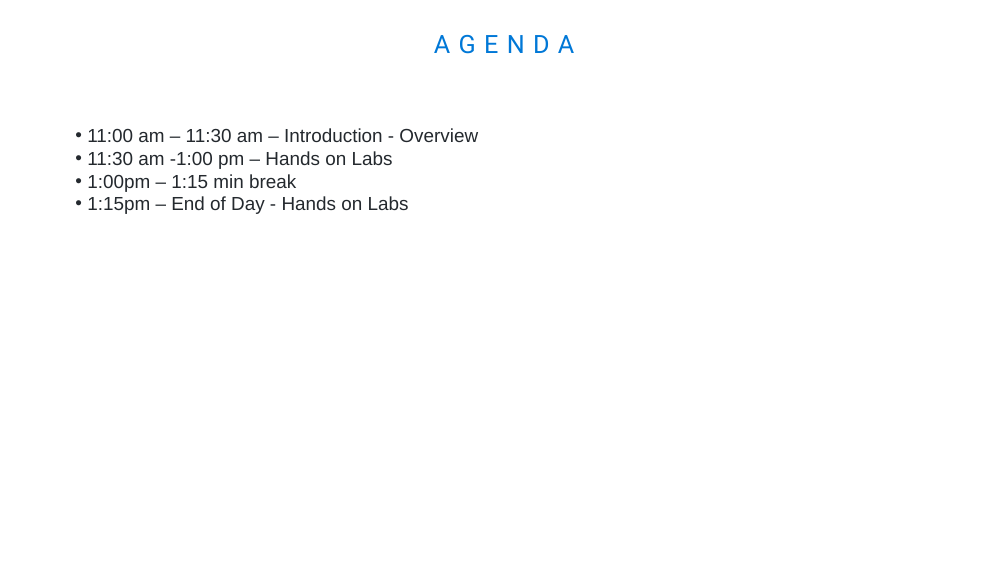
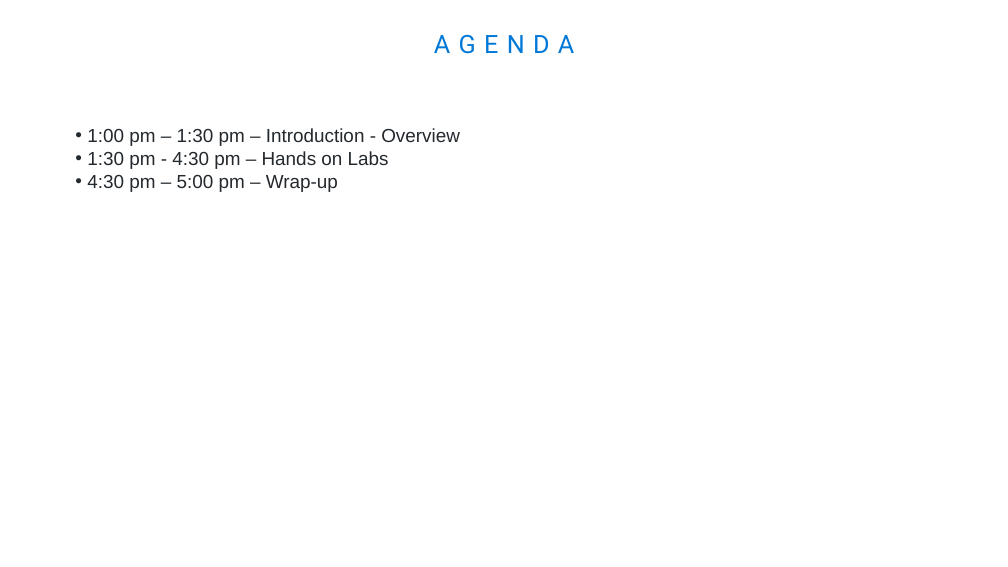
Before and after one commit to jakeatmsft/adb-fsi-workshop, a slide deck: slide 2 of Content/Azure Databricks Workshop.pptx. Drawn at 1008x567 pixels with LibreOffice and Linux fonts; fonts in the diff are those of the drawing; background and template pictures are left out. Boxes give left, top, right and bottom in pixels: in the first picture for what was removed or moved away, otherwise in the second. Text is boxed around its words. In the diff, an @@ line names an element or a change of style, - is before the commit and + after.

```diff
--- a/Content/Azure Databricks Workshop.pptx
+++ b/Content/Azure Databricks Workshop.pptx
@@ text at (87, 128, 460, 192): text changed @@
-• 11:00 am – 11:30 am – Introduction - Overview
-• 11:30 am -1:00 pm – Hands on Labs
-• 1:00pm – 1:15 min break
-• 1:15pm – End of Day - Hands on Labs
+• 1:00 pm – 1:30 pm – Introduction - Overview
+• 1:30 pm - 4:30 pm – Hands on Labs
+• 4:30 pm – 5:00 pm – Wrap-up
```
Also in this commit, not shown: 1 other slide changed, 4 other files.
